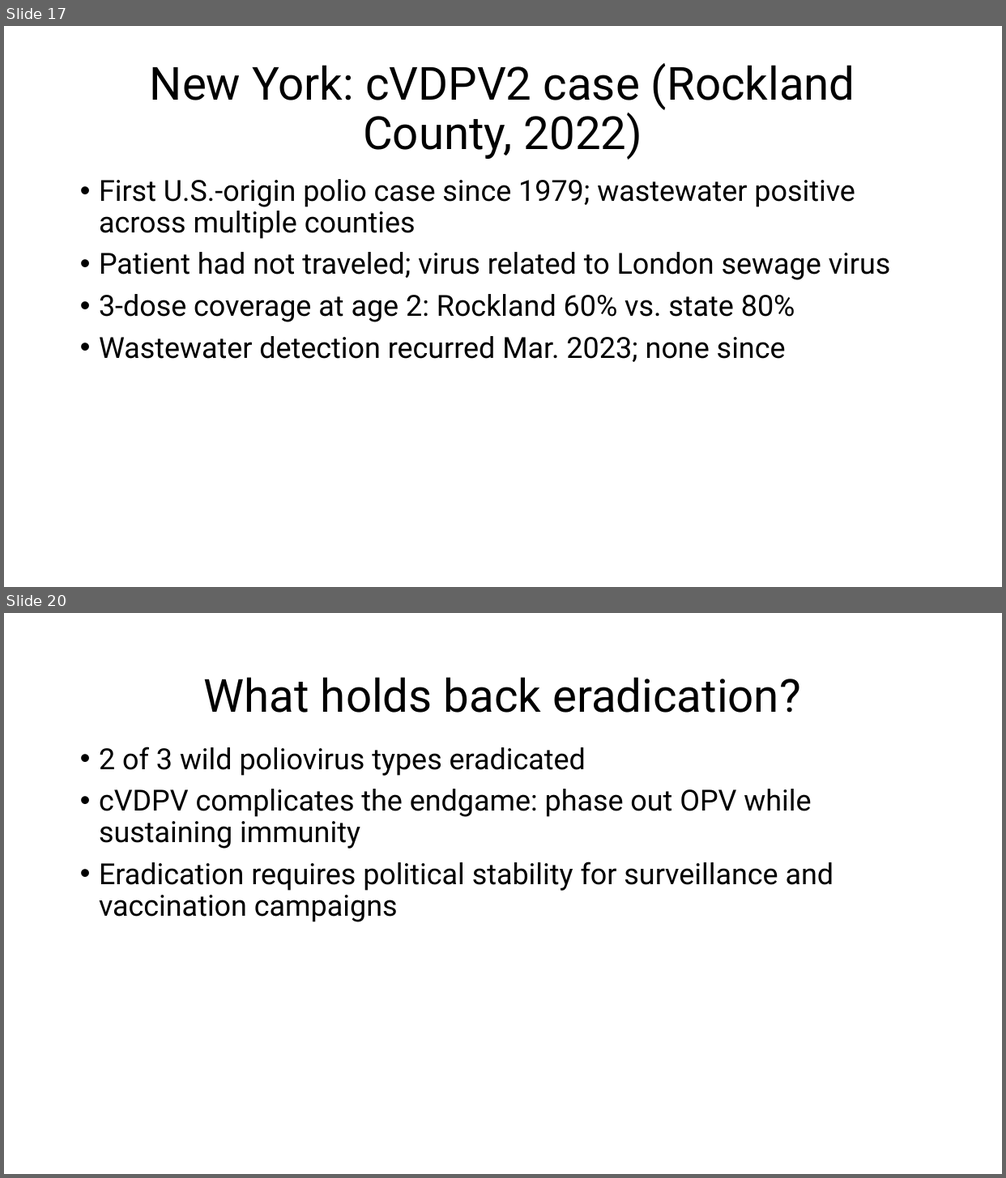
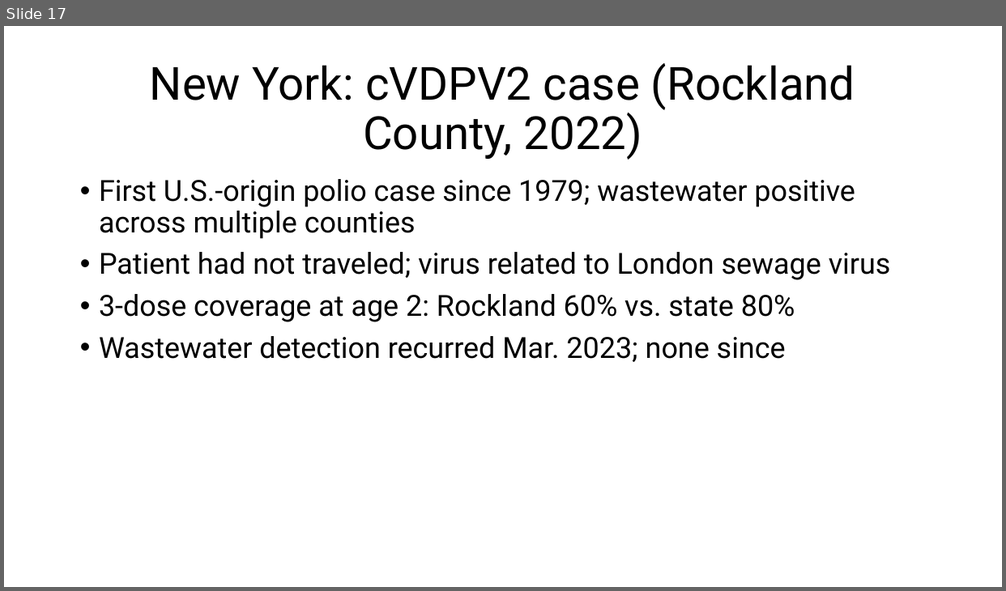
Before and after one commit to tstallins/tstallins.github.io, a slide deck: courses/261/politicalonline.pptx. Shown one above the other, each under a label of ours: slides 17 and 20 before the commit, slide 17 after it; the slides between them are not shown. The pictures are 1006x1178 and 1006x591 pixels, drawn with LibreOffice and Linux fonts; fonts in the diff are those of the drawing. Boxes give left, top, right and bottom in pixels: in the first picture for what was removed or moved away, otherwise in the second. Text is boxed around its words. In the diff, an @@ line names an element or a change of style, - is before the commit and + after.

```diff
--- a/courses/261/politicalonline.pptx
+++ b/courses/261/politicalonline.pptx
@@ slide 20 removed at [4, 613, 1002, 1174], background #FFFFFF @@
@@ title removed at [204, 677, 801, 713] @@
-What holds back eradication?
@@ text removed at [99, 747, 834, 922] @@
-• 2 of 3 wild poliovirus types eradicated
-• cVDPV complicates the endgame: phase out OPV while sustaining immunity
-• Eradication requires political stability for surveillance and vaccination campaigns
```
Also in this commit, not shown: 1 slide changed, 4 other slides removed.
